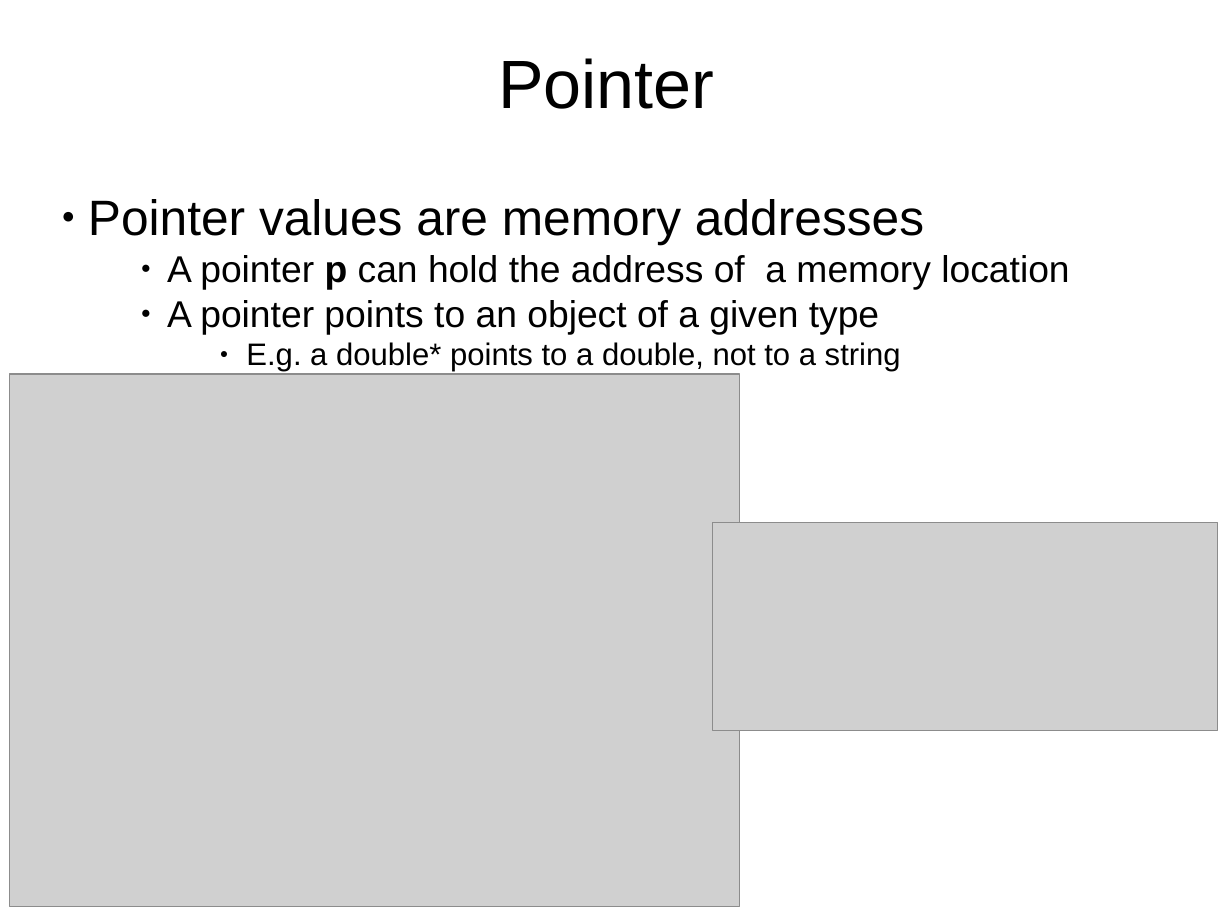
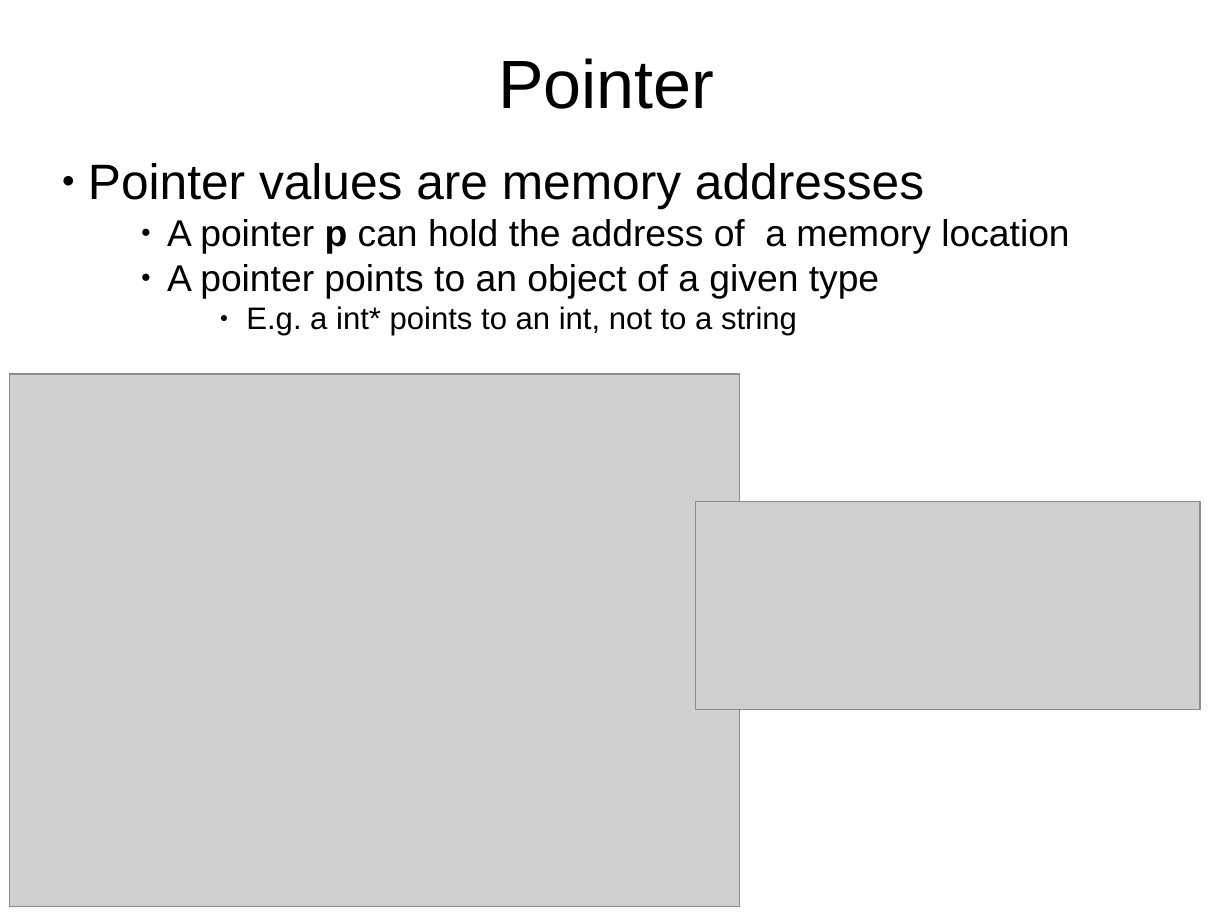
Before and after one commit to kks32/cpp-software-development, a slide deck: slide 2 of Ex6_Pointers/Ex6_Pointers.odp. Drawn at 1232x924 pixels with LibreOffice and Linux fonts; fonts in the diff are those of the drawing; grey boxes stand for pictures. Boxes give left, top, right and bottom in pixels: in the first picture for what was removed or moved away, otherwise in the second. Text is boxed around its words. In the diff, an @@ line names an element or a change of style, - is before the commit and + after.

Commit message:
Pointer Danger

```diff
--- a/Ex6_Pointers/Ex6_Pointers.odp
+++ b/Ex6_Pointers/Ex6_Pointers.odp
@@ subtitle "Pointer values are memory addresses": place and size @@
-subtitle "Pointer values are memory addresses" at box(88, 199, 1069, 372)
+subtitle "Pointer values are memory addresses" at box(88, 163, 1069, 336)
@@ subtitle at box(246, 306, 797, 336): text changed @@
-            ● E.g. a double* points to a double, not to a string
+            ● E.g. a int* points to an int, not to a string
@@ picture: place and size @@
-picture at box(713, 522, 1219, 730)
+picture at box(695, 502, 1201, 710)
```
Also in this commit, not shown: 3 slides added, 1 other file.
